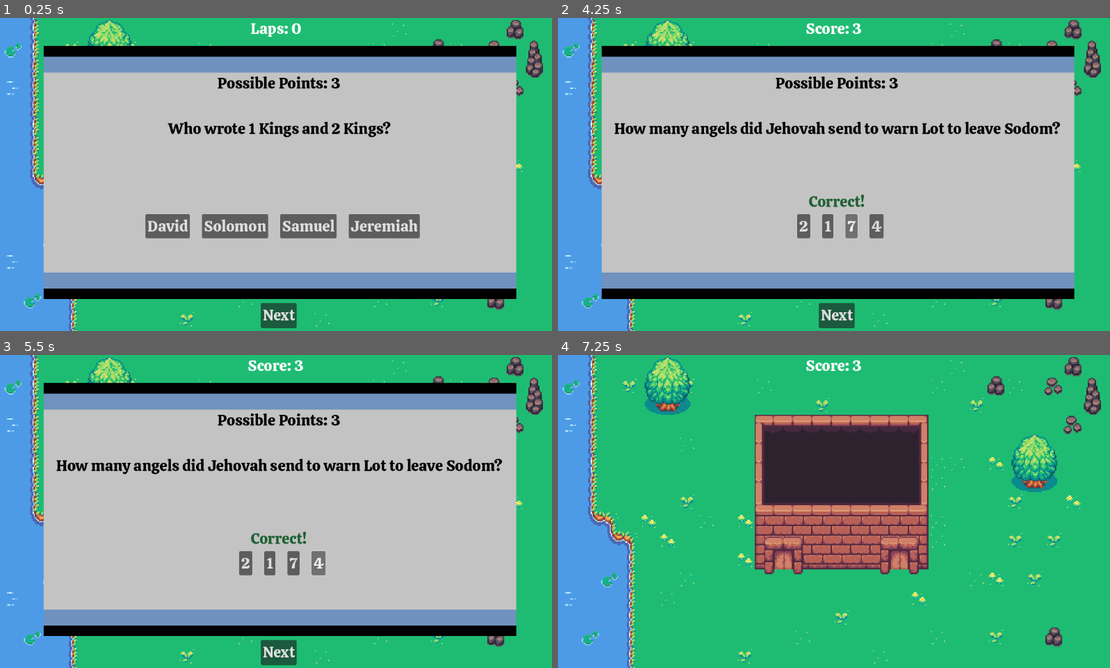
Above: before the commit, frames 1-4 (two rows, left to right).
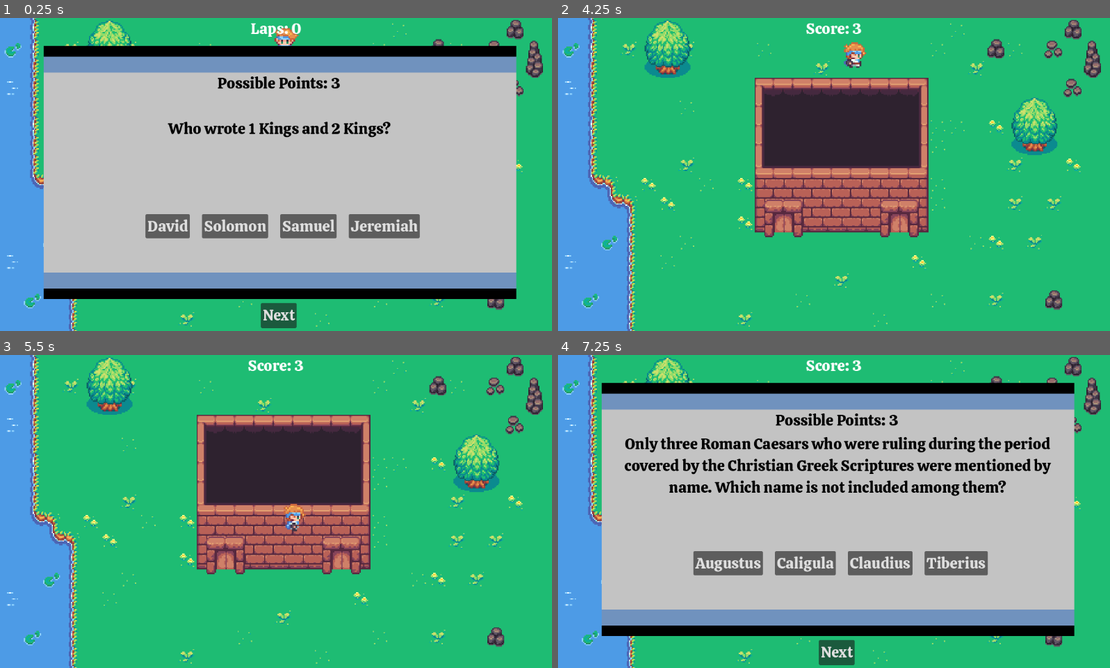
Above: after the commit, the same moments.

Repository: aalexander05/march-around-jericho
Game: Godot game, scene res://board.tscn
Same seed, same stepped clock (60 frames per second), same inputs: the game is played once before the commit and once after it. The engine's default icon, where the game draws it, is replaced by a stand-in: a white triangle on a blue panel in a dark square.
Inputs (mouse positions are in pixels of both pictures, inside the frame that each line leads up to):
- Up to frame 1 (0.25 s): no input
- Up to frame 2 (4.25 s): click "Next" at 0.5 s; click "Next" at 1.25 s; click "2" at 2 s; click "1" at 2.75 s; click "7" at 3.5 s
- Up to frame 3 (5.5 s): tap Enter at 4.25 s; hold Right (ui_right) 4.28-5 s; tap G at 4.35 s; click (320, 564) at 5 s, where only the run before the commit has a clickable "4"
- Up to frame 4 (7.25 s): hold Down (ui_down) 5.78-6.53 s; tap G at 5.85, 6.8 s; hold Right (ui_right) from 6.53 s (still down); tap N at 6.6 s

The runs differ from the first frame. In frame 1, 0.2% of the frame differs, in the area x 49-55%, y 3-10%; in frame 2, 70%, in the area x 7-94%, y 7-100%; in frame 3, 70%; in frame 4, 70%.

Commit message:
improving question - animation cycle

Diff:
--- a/GameManager.gd
+++ b/GameManager.gd
@@ -91,3 +91,9 @@
 			set_possible_points.emit(steps_can_go_if_correct, len(current_question["Other Multiple Choice Answers"]))
 
 		incorrect_answer.emit()
+
+
+
+
+func _on_canvas_layer_ready_to_show_again():
+	get_question();
--- /dev/null
+++ b/Marcher.gd
@@ -0,0 +1,74 @@
+extends Node
+
+enum positions {
+	North,
+	South,
+	East,
+	West
+}
+
+var current_position = positions.North
+var target_postition
+
+var tween
+
+var move_timer = 0
+
+# Called when the node enters the scene tree for the first time.
+func _ready():
+	target_postition = $"Position North"
+
+
+# Called every frame. 'delta' is the elapsed time since the previous frame.
+func _process(delta):
+	if move_timer > 0:
+		move_timer -= delta
+		if move_timer <= 0:
+			move_one_space()
+
+
+func _input(event):
+	if event is InputEventKey and event.pressed:
+		if event.keycode == KEY_G:
+			move_one_space()
+
+
+
+# stolen from https://stackoverflow.com/questions/13462001/ease-in-and-ease-out-animation-formula
+func parametric_blend(t):
+	var sqr = t * t
+	return sqr / (2 * (sqr - t) + 1)
+
+func move_one_space():
+	if tween:
+		tween.kill()
+
+	var new_animation = ""
+
+	match current_position:
+		positions.North:
+			new_animation = "WalkRight"
+			target_postition = $"Position East"
+			current_position = positions.East
+		positions.East:
+			new_animation = "Idle"
+			target_postition = $"Position South"
+			current_position = positions.South
+		positions.South:
+			new_animation = "WalkLeft"
+			target_postition = $"Position West"
+			current_position = positions.West
+		positions.West:
+			new_animation = "WalkUp"
+			target_postition = $"Position North"
+			current_position = positions.North
+
+	tween = create_tween()
+	tween.tween_property($CharacterBody2D, "position", target_postition.position, 2)
+
+	$CharacterBody2D/Sprite2D2/AnimationPlayer.play(new_animation)
+
+
+
+func _on_game_manager_correct_answer():
+	move_timer = 2
--- a/board.tscn
+++ b/board.tscn
@@ -7,6 +7,7 @@
 [ext_resource type="Script" path="res://Sprite2D.gd" id="3_38k2e"]
 [ext_resource type="Script" path="res://ui.gd" id="4_5sndb"]
 [ext_resource type="PackedScene" uid="uid://kyvdagipo0f0" path="res://hud.tscn" id="7_8jxp3"]
+[ext_resource type="Script" path="res://Marcher.gd" id="7_n6p8e"]
 [ext_resource type="Script" path="res://CharacterBody2D.gd" id="8_typ0w"]
 [ext_resource type="Texture2D" uid="uid://bhf07sh1ke1ev" path="res://icon.svg" id="9_eam0l"]
 [ext_resource type="Script" path="res://GameManager.gd" id="10_7tq1y"]
@@ -520,19 +521,34 @@
 [node name="Camera2D" type="Camera2D" parent="."]
 zoom = Vector2(2.5, 2.5)
 
-[node name="CharacterBody2D" type="CharacterBody2D" parent="."]
-position = Vector2(9, 66)
+[node name="Marcher" type="Node" parent="."]
+script = ExtResource("7_n6p8e")
+
+[node name="Position North" type="Node2D" parent="Marcher"]
+position = Vector2(8, -109)
+
+[node name="Position East" type="Node2D" parent="Marcher"]
+position = Vector2(114, 3)
+
+[node name="Position South" type="Node2D" parent="Marcher"]
+position = Vector2(9, 80)
+
+[node name="Position West" type="Node2D" parent="Marcher"]
+position = Vector2(-106, 2)
+
+[node name="CharacterBody2D" type="CharacterBody2D" parent="Marcher"]
+position = Vector2(9, -110)
 script = ExtResource("8_typ0w")
 
-[node name="CollisionShape2D" type="CollisionShape2D" parent="CharacterBody2D"]
+[node name="CollisionShape2D" type="CollisionShape2D" parent="Marcher/CharacterBody2D"]
 shape = SubResource("RectangleShape2D_meetu")
 
-[node name="Sprite2D" type="Sprite2D" parent="CharacterBody2D"]
+[node name="Sprite2D" type="Sprite2D" parent="Marcher/CharacterBody2D"]
 visible = false
 scale = Vector2(0.179688, 0.179688)
 texture = ExtResource("9_eam0l")
 
-[node name="Sprite2D2" type="Sprite2D" parent="CharacterBody2D"]
+[node name="Sprite2D2" type="Sprite2D" parent="Marcher/CharacterBody2D"]
 texture_filter = 1
 scale = Vector2(0.46875, 0.46875)
 texture = ExtResource("2_qa7rh")
@@ -541,7 +557,7 @@
 frame = 36
 script = ExtResource("3_38k2e")
 
-[node name="AnimationPlayer" type="AnimationPlayer" parent="CharacterBody2D/Sprite2D2"]
+[node name="AnimationPlayer" type="AnimationPlayer" parent="Marcher/CharacterBody2D/Sprite2D2"]
 libraries = {
 "": SubResource("AnimationLibrary_v4kk3")
 }
@@ -550,5 +566,7 @@
 [connection signal="change_question_text" from="GameManager" to="CanvasLayer" method="_on_game_manager_change_question_text"]
 [connection signal="clear_messages" from="GameManager" to="CanvasLayer" method="_on_game_manager_clear_messages"]
 [connection signal="correct_answer" from="GameManager" to="CanvasLayer" method="_on_game_manager_correct_answer"]
+[connection signal="correct_answer" from="GameManager" to="Marcher" method="_on_game_manager_correct_answer"]
 [connection signal="incorrect_answer" from="GameManager" to="CanvasLayer" method="_on_game_manager_incorrect_answer"]
 [connection signal="set_possible_points" from="GameManager" to="CanvasLayer" method="_on_game_manager_set_possible_points"]
+[connection signal="ready_to_show_again" from="CanvasLayer" to="GameManager" method="_on_canvas_layer_ready_to_show_again"]
--- a/ui.gd
+++ b/ui.gd
@@ -1,6 +1,10 @@
 extends CanvasLayer
 
 var hide_incorrect_message_timer = 0
+var hide_correct_message_timer = 0
+var show_timer = 0
+
+signal ready_to_show_again()
 
 # Called when the node enters the scene tree for the first time.
 func _ready():
@@ -15,6 +19,19 @@
 		if hide_incorrect_message_timer <= 0:
 			# incorrect message is shown and needs to be hidden
 			$MarginContainer/NinePatchRect/IncorrectMessage.hide()
+
+
+	if hide_correct_message_timer > 0:
+		hide_correct_message_timer -= delta
+		if hide_correct_message_timer <= 0:
+			show_timer = 3
+			hide()
+
+	if show_timer > 0:
+		show_timer -= delta
+		if show_timer <= 0:
+			ready_to_show_again.emit()
+			show()
 
 
 
@@ -66,6 +83,8 @@
 
 
 func _on_game_manager_correct_answer():
+	hide_correct_message_timer = 2
+
 
 	# in case the player quickly clicks the right answer
 	# right after the clicked the wrong answer
Not shown: 1 places in board.tscn that only renumber resources
